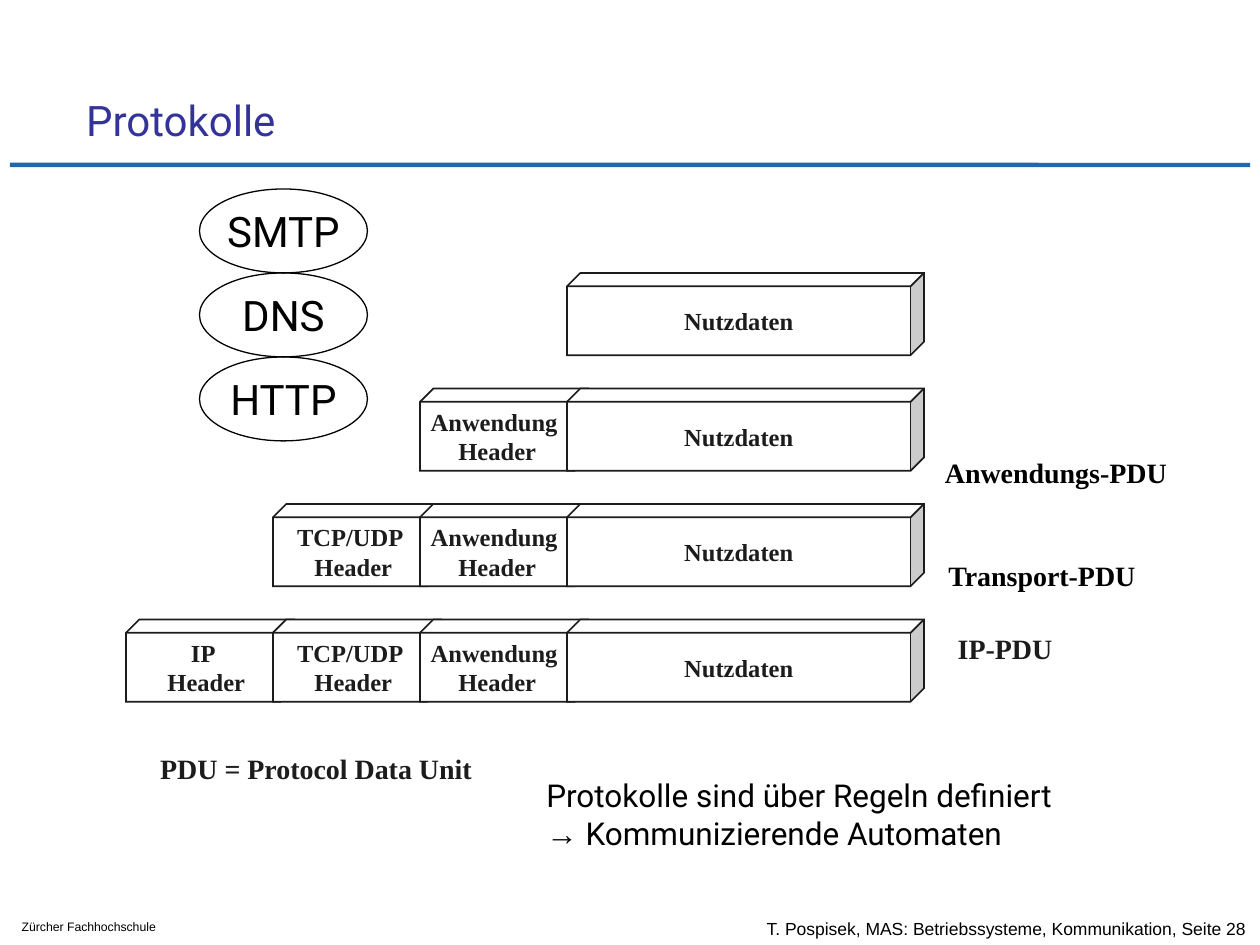
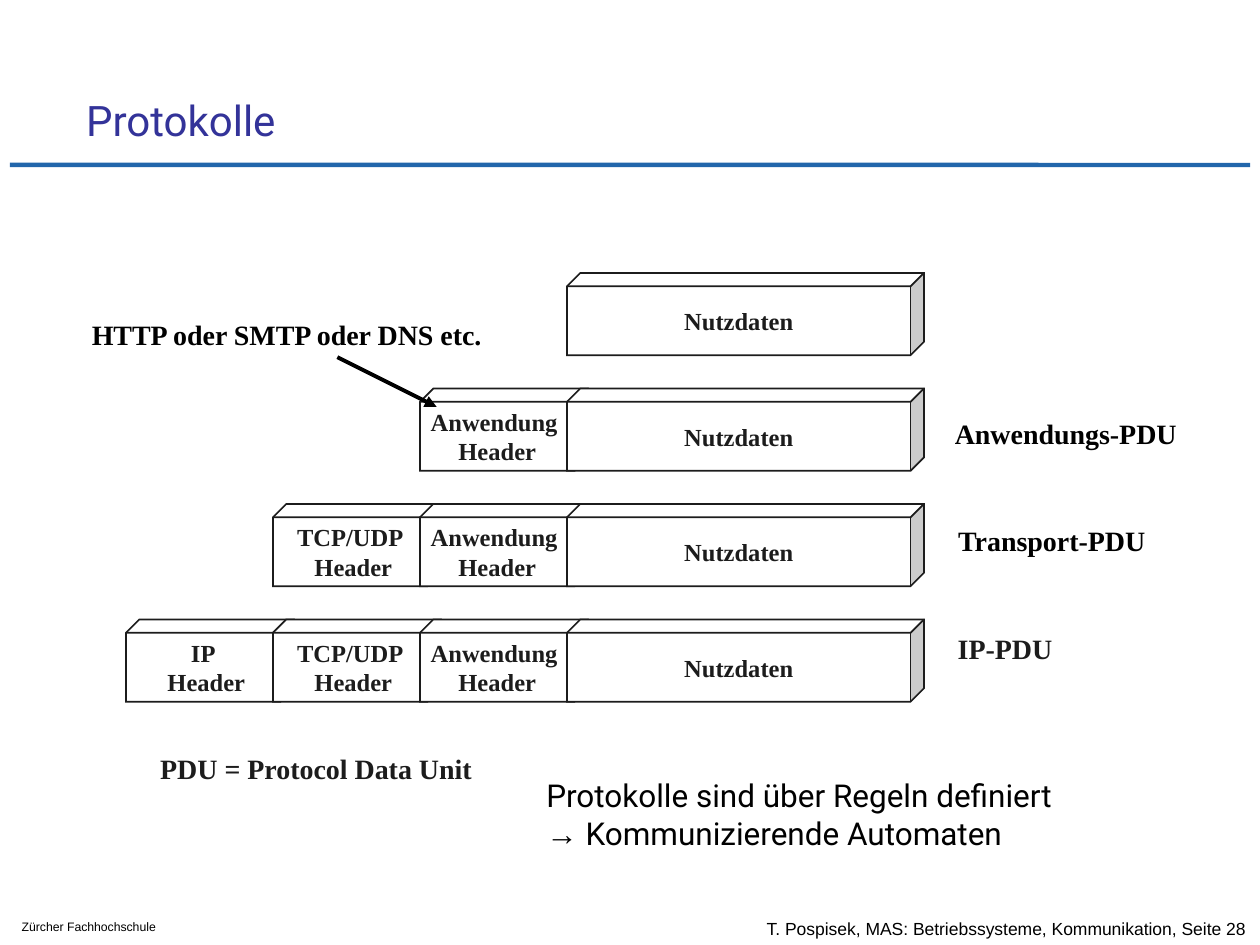
Before and after one commit to tpo/betriebssysteme, a slide deck: slide 28 of 09_Kommunikation_von_Prozessen_und_Threads.odp. Drawn at 1260x945 pixels with LibreOffice and Linux fonts; fonts in the diff are those of the drawing; background and template pictures are left out. Boxes give left, top, right and bottom in pixels: in the first picture for what was removed or moved away, otherwise in the second. Text is boxed around its words. In the diff, an @@ line names an element or a change of style, - is before the commit and + after.

```diff
--- a/09_Kommunikation_von_Prozessen_und_Threads.odp
+++ b/09_Kommunikation_von_Prozessen_und_Threads.odp
@@ ellipse removed at box(199, 189, 367, 273) @@
-SMTP
@@ ellipse removed at box(199, 273, 367, 358) @@
-DNS
@@ text added at box(92, 325, 481, 346), 16 pt, text #000000, bold @@
+HTTP oder SMTP oder DNS etc.
@@ ellipse removed at box(199, 357, 367, 441) @@
-HTTP
@@ arrow added from (338, 357) to (436, 407), #000000 2.24 pt @@
@@ text "Anwendungs-PDU": place and size @@
-text "Anwendungs-PDU" at box(945, 463, 1167, 489)
+text "Anwendungs-PDU" at box(955, 424, 1177, 449)
@@ text "Transport-PDU": place and size @@
-text "Transport-PDU" at box(948, 567, 1135, 591)
+text "Transport-PDU" at box(958, 532, 1145, 557)
```
Also in this commit, not shown: 1 other slide changed.
